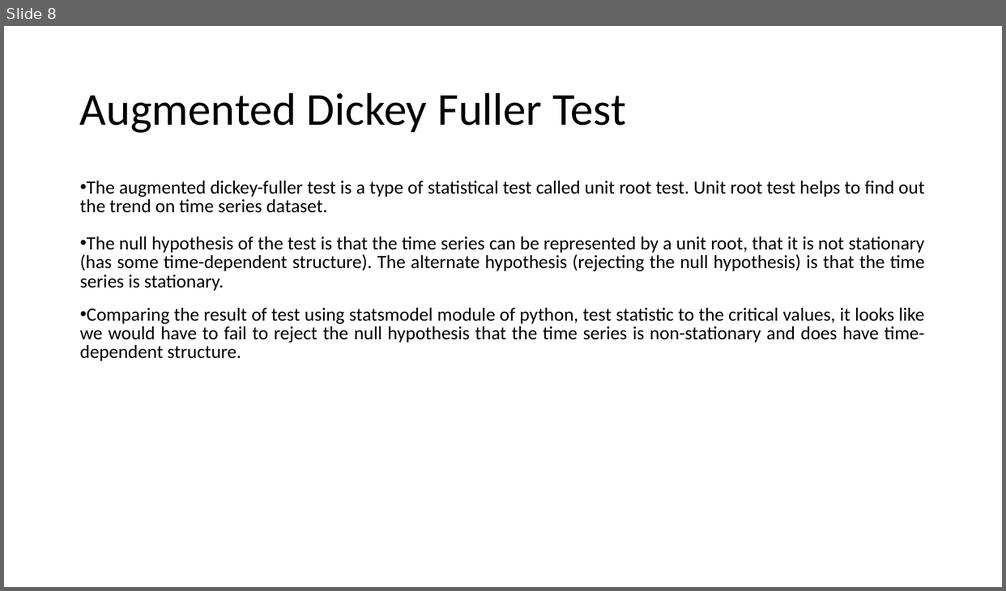
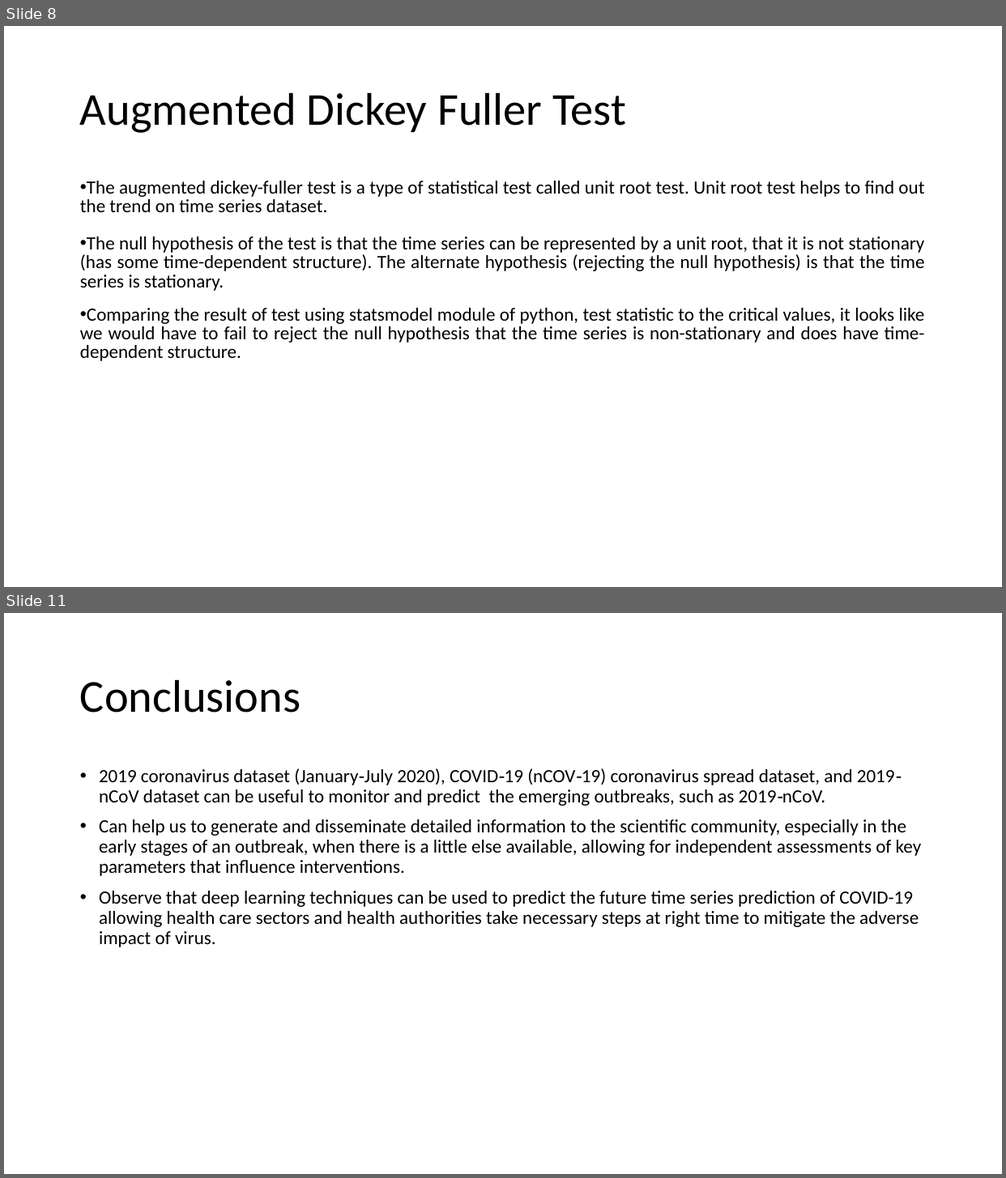
Before and after one commit to Rameshaayan/Springboard-Data-Science-Career-Track, a slide deck: Second_Capstone_Project/COVID-19 Predictions using deep learning techniques.pptx. Shown one above the other, each under a label of ours: slide 8 before the commit, slides 8 and 11 after it; the slides between them are not shown. The pictures are 1006x591 and 1006x1178 pixels, drawn with LibreOffice and Linux fonts; fonts in the diff are those of the drawing. Boxes give left, top, right and bottom in pixels: in the first picture for what was removed or moved away, otherwise in the second. Text is boxed around its words. In the diff, an @@ line names an element or a change of style, - is before the commit and + after.

```diff
--- a/Second_Capstone_Project/COVID-19 Predictions using deep learning techniques.pptx
+++ b/Second_Capstone_Project/COVID-19 Predictions using deep learning techniques.pptx
@@ slide 11 added at (x1=4, y1=613, x2=1002, y2=1174), background #FFFFFF @@
@@ title added at (x1=80, y1=679, x2=300, y2=713), 44 pt, text #000000 @@
+Conclusions
@@ text added at (x1=99, y1=769, x2=922, y2=948), 18 pt, text #000000 @@
+• 2019 coronavirus dataset (January‐July 2020), COVID‐19 (nCOV‐19) coronavirus spread dataset, and 2019‐nCoV dataset can be useful to monitor and predict the emerging outbreaks, such as 2019‐nCoV.
+• Can help us to generate and disseminate detailed information to the scientific community, especially in the early stages of an outbreak, when there is a little else available, allowing for independent assessments of key parameters that influence interventions.
+• Observe that deep learning techniques can be used to predict the future time series prediction of COVID-19 allowing health care sectors and health authorities take necessary steps at right time to mitigate the adverse impact of virus.
```
Also in this commit, not shown: 2 other slides added.
